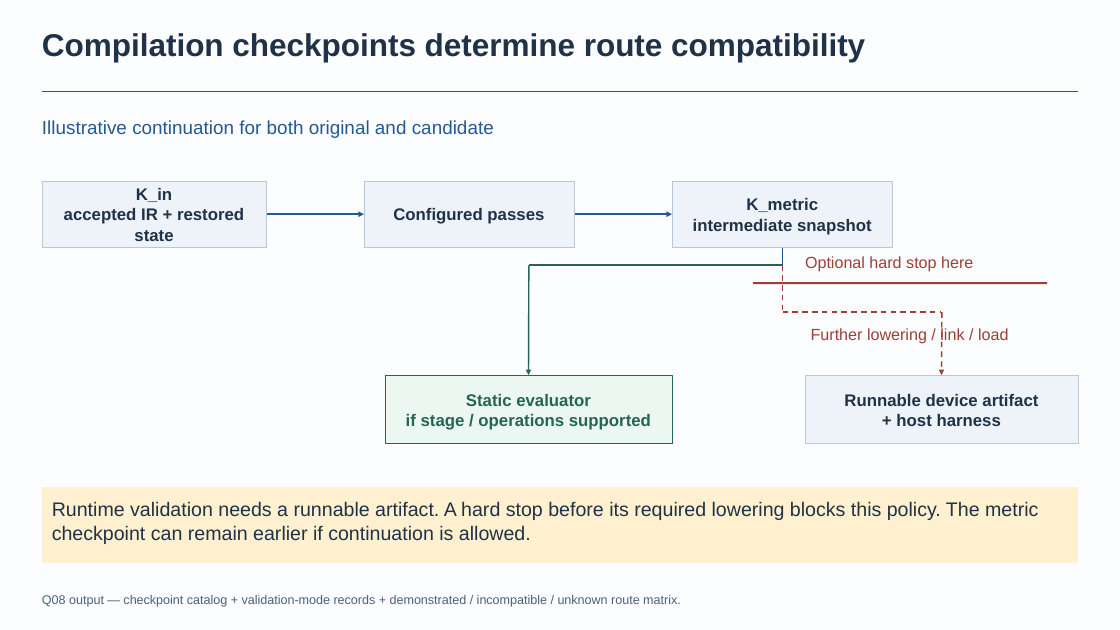
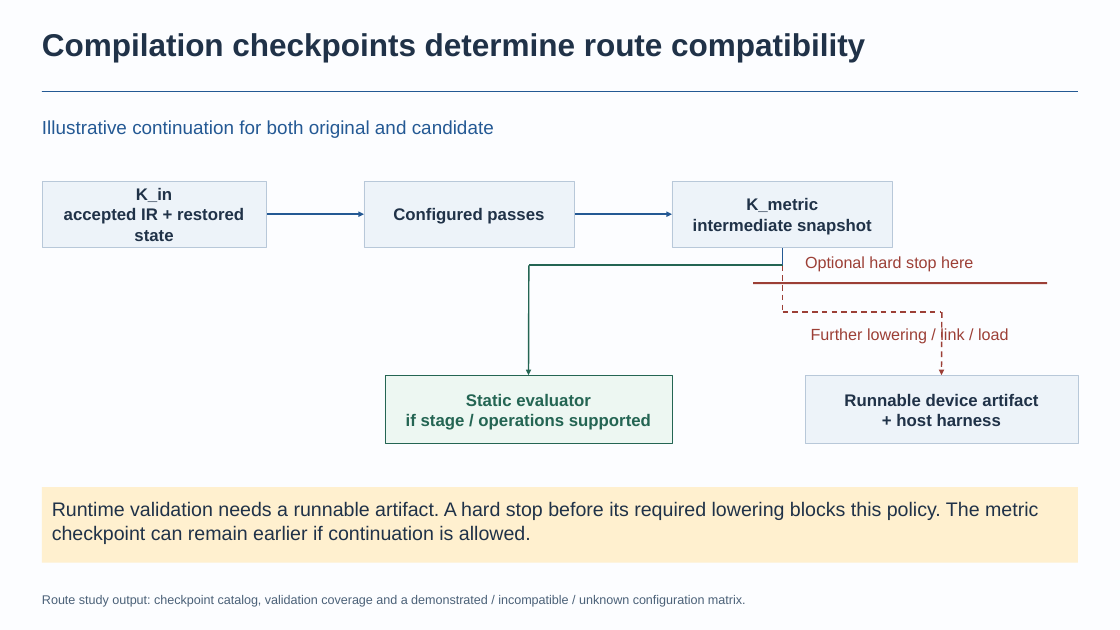
Before and after one commit to BonZirka/ascend-npu-optimization-research, a slide deck: slide 12 of output/ascend-optimization-pitch/ascend-optimization-technical.pptx (slide 11 before the commit). Drawn at 1120x630 pixels with LibreOffice and Linux fonts; fonts in the diff are those of the drawing. Boxes give left, top, right and bottom in pixels: in the first picture for what was removed or moved away, otherwise in the second. Text is boxed around its words. In the diff, an @@ line names an element or a change of style, - is before the commit and + after.

Commit message:
Clarify missed-optimization motivation and research starting points
Recognize problem-triggered proactive optimization epics, remove internal question identifiers, reproduce full paper titles and add concrete harness, validation and metric candidates with scope limits and primary references.

```diff
--- a/output/ascend-optimization-pitch/ascend-optimization-technical.pptx
+++ b/output/ascend-optimization-pitch/ascend-optimization-technical.pptx
@@ text at box(42, 595, 746, 607): text changed @@
-Q08 output — checkpoint catalog + validation-mode records + demonstrated / incompatible / unknown route matrix.
+Route study output: checkpoint catalog, validation coverage and a demonstrated / incompatible / unknown configuration matrix.
```
Also in this commit, not shown: 5 other slides changed, 4 slides added, 3 slides removed, 6 other files.
